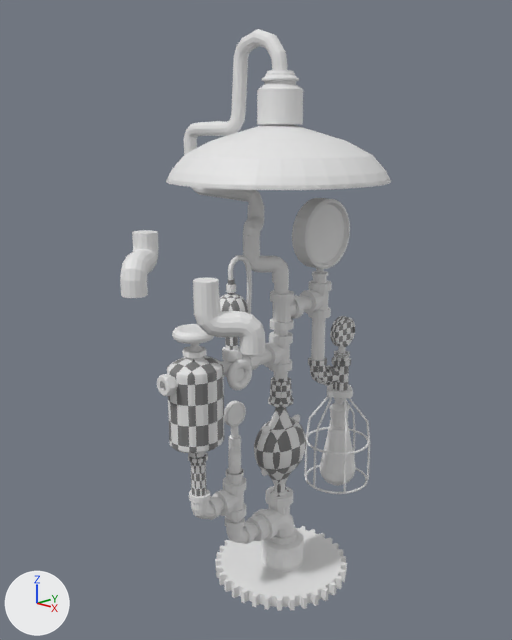
Two versions of the Blender file lampa/lampa.blend, one commit apart.
Camera for both pictures: a 50 mm camera at (4.67, -4.13, 4.08) aimed at (0.9, -0.41, 2.65). Arrows for +X, +Y and +Z are at lower left; the lights stay in place.
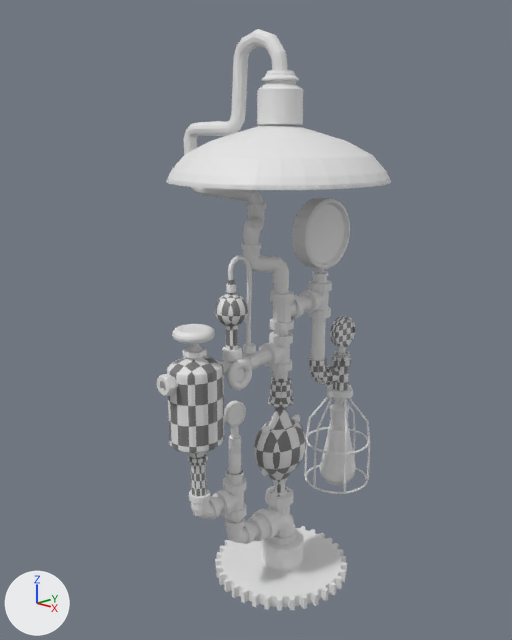
Patch to the scene script:
```diff
--- a/lampa/lampa.blend.py
+++ b/lampa/lampa.blend.py
@@ ob_plane_003 @@
-ob_plane_003 = bpy.data.objects.new('Plane.003', me_plane_003)
-ob_plane_003.location = (1.947, -1.755, 3.128)
-ob_plane_003.rotation_euler = (0.0, 0.0, -0.706)  # degrees (0, 0, -40)
-ob_plane_003.scale = (0.994, 0.994, 0.994)
@@ ob_plane_009 @@
-ob_plane_009 = bpy.data.objects.new('Plane.009', me_plane_007)
-ob_plane_009.location = (1.52, -1.881, 3.432)
-ob_plane_009.rotation_euler = (0.0, 0.0, -2.509)  # degrees (0, 0, -144)
```

Location of each change, [x1, y1, x2, y2] in pixels of the pictures (512 x 640 px):
'Plane.003', deleted: before [193, 277, 265, 355]
'Plane.009', deleted: before [120, 230, 159, 298]
